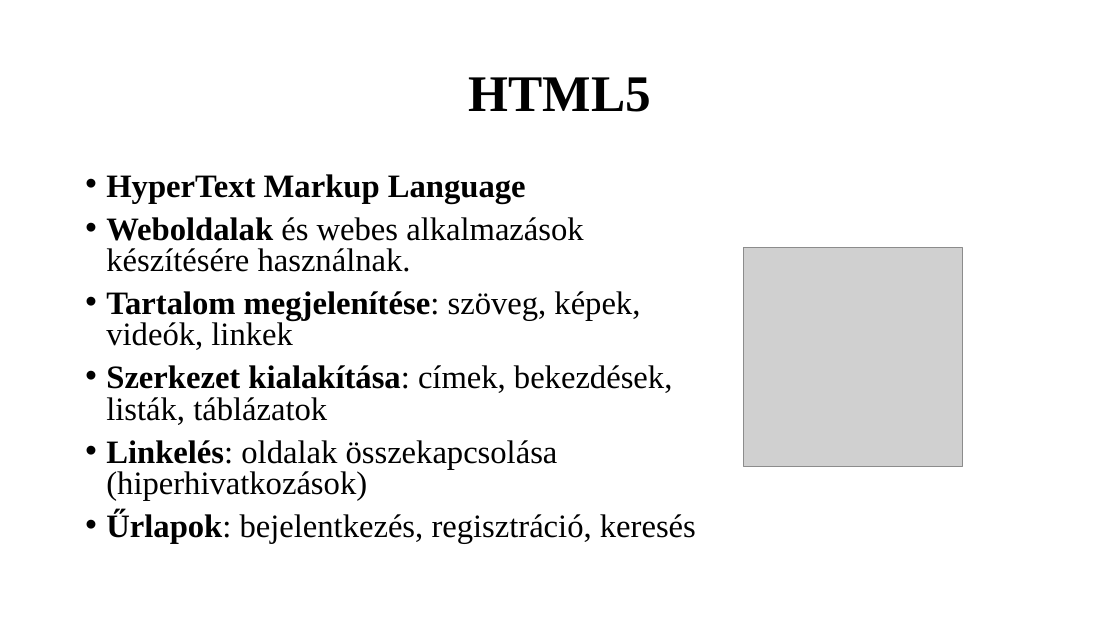
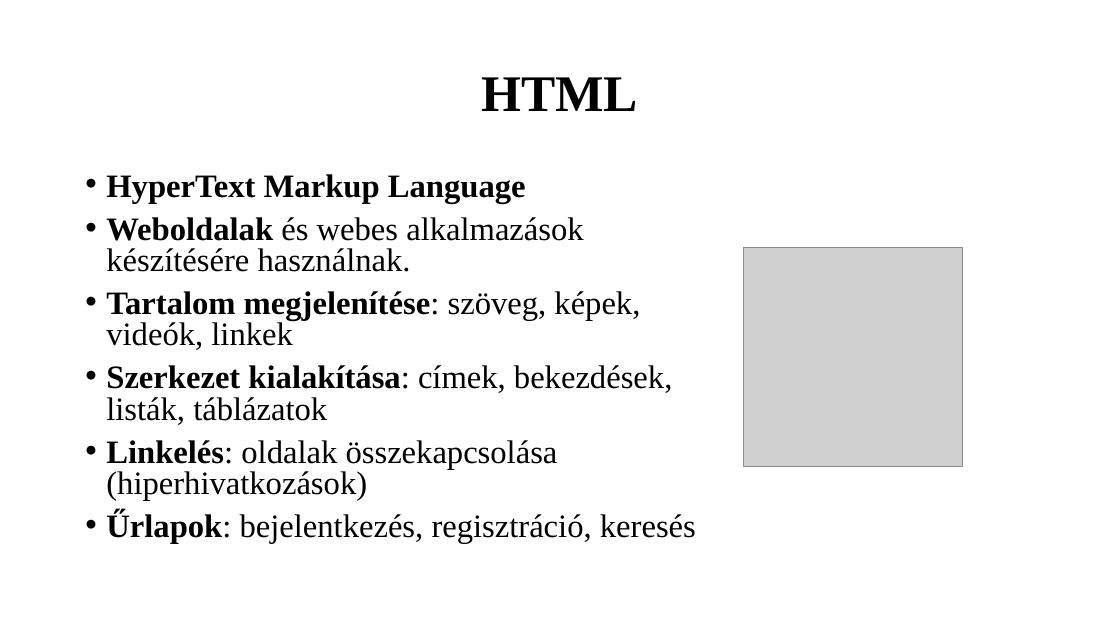
Before and after one commit to K0RN3L07/ParKing, a slide deck: slide 7 of Dokumentáció/ParKing-prezentacio.pptx (slide 11 before the commit). Drawn at 1120x630 pixels with LibreOffice and Linux fonts; fonts in the diff are those of the drawing; grey boxes stand for pictures. Boxes give left, top, right and bottom in pixels: in the first picture for what was removed or moved away, otherwise in the second. Text is boxed around its words. In the diff, an @@ line names an element or a change of style, - is before the commit and + after.

```diff
--- a/Dokumentáció/ParKing-prezentacio.pptx
+++ b/Dokumentáció/ParKing-prezentacio.pptx
@@ title at [481,77,638,111]: text changed @@
-HTML5
+HTML
```
Also in this commit, not shown: 10 other slides changed, 4 slides added.
